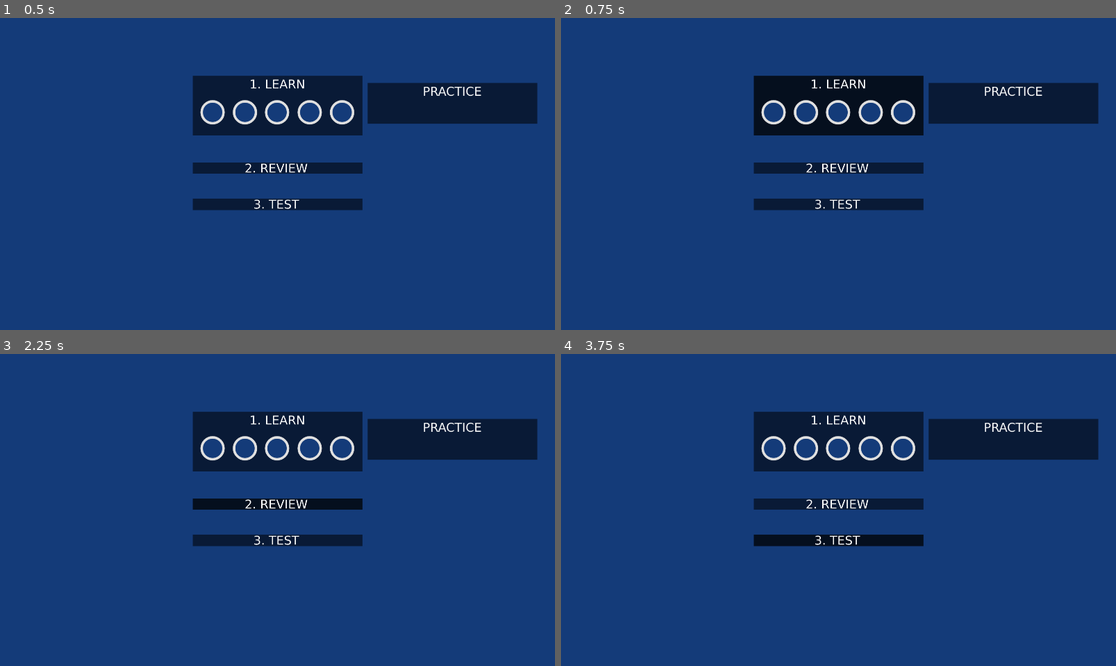
Above: before the commit, frames 1-4 (two rows, left to right).
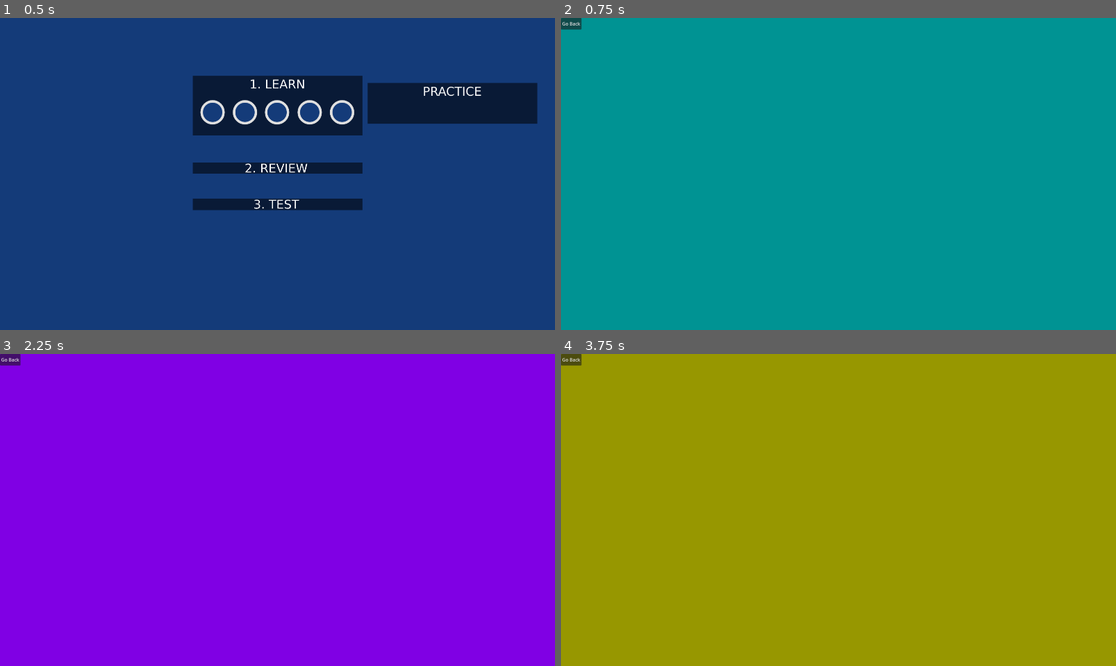
Above: after the commit, the same moments.

Repository: CaptnJayce/LearnArabic
Game: Godot game, scene res://UI/MainMenu.tscn
The game is run twice, just before and just after one commit, with the same random seed, the same clock (stepped at 60 frames per second) and the same inputs.
Inputs (mouse positions are in pixels of both pictures, inside the frame that each line leads up to):
- Up to frame 1 (0.5 s): no input
- Up to frame 2 (0.75 s): click (838, 105) at 0.5 s
- Up to frame 3 (2.25 s): click (11, 360) at 1.25 s, where only the run after the commit has a clickable "Go Back"; click (277, 503) at 2 s
- Up to frame 4 (3.75 s): click (572, 360) at 2.75 s, where only the run after the commit has a clickable "Go Back"; click (838, 541) at 3.5 s

Frame 1 is identical in both runs. In frame 2, 100% of the frame differs, in the area x 0-100%, y 0-100%; in frame 3, 100%; in frame 4, 100%.

Commit message:
implemented audiomanager and basic scenes

Diff:
--- /dev/null
+++ b/Globals/Signals.gd
@@ -0,0 +1 @@
+extends Node
--- /dev/null
+++ b/Sounds/AudioManager.gd
@@ -0,0 +1,6 @@
+extends Node
+
+@onready var clickSound: AudioStreamPlayer = $click
+
+func playClick():
+	clickSound.play()
--- /dev/null
+++ b/Sounds/AudioManager.tscn
@@ -0,0 +1,10 @@
+[gd_scene load_steps=3 format=3 uid="uid://sdy3bka8soox"]
+
+[ext_resource type="Script" path="res://Sounds/AudioManager.gd" id="1_irh8w"]
+[ext_resource type="AudioStream" uid="uid://bf518pgfnp5by" path="res://Sounds/UI/click3.wav" id="2_nsjxa"]
+
+[node name="AudioManager" type="Node"]
+script = ExtResource("1_irh8w")
+
+[node name="click" type="AudioStreamPlayer" parent="."]
+stream = ExtResource("2_nsjxa")
--- /dev/null
+++ b/UI/BackButton.gd
@@ -0,0 +1,4 @@
+extends Node2D
+
+func _on_texture_button_pressed() -> void:
+	get_tree().change_scene_to_file("res://UI/MainMenu.tscn")
--- /dev/null
+++ b/UI/BackButton.tscn
@@ -0,0 +1,13 @@
+[gd_scene load_steps=2 format=3 uid="uid://brrsdfgy1ci6b"]
+
+[ext_resource type="Script" path="res://UI/BackButton.gd" id="1_sbyui"]
+
+[node name="BackButton" type="Node2D"]
+script = ExtResource("1_sbyui")
+
+[node name="TextureButton" type="Button" parent="."]
+offset_right = 40.0
+offset_bottom = 40.0
+text = "Go Back"
+
+[connection signal="pressed" from="TextureButton" to="." method="_on_texture_button_pressed"]
--- /dev/null
+++ b/UI/LearnMenu.tscn
@@ -0,0 +1,15 @@
+[gd_scene load_steps=3 format=3 uid="uid://d4h5scq2is0cr"]
+
+[ext_resource type="PackedScene" uid="uid://brrsdfgy1ci6b" path="res://UI/BackButton.tscn" id="1_2ail0"]
+[ext_resource type="PackedScene" uid="uid://sdy3bka8soox" path="res://Sounds/AudioManager.tscn" id="2_h1tlf"]
+
+[node name="LearnMenu" type="Node2D"]
+
+[node name="ColorRect" type="ColorRect" parent="."]
+offset_right = 1920.0
+offset_bottom = 1080.0
+color = Color(0, 0.574814, 0.576327, 1)
+
+[node name="BackButton" parent="." instance=ExtResource("1_2ail0")]
+
+[node name="AudioStreamPlayer" parent="." instance=ExtResource("2_h1tlf")]
--- /dev/null
+++ b/UI/MainMenu.gd
@@ -0,0 +1,19 @@
+extends ColorRect
+
+var buttonClick = preload("res://Sounds/UI/click3.wav")
+
+func _on_learn_pressed() -> void:
+	AudioManager.playClick()
+	get_tree().change_scene_to_file("res://UI/LearnMenu.tscn")
+
+func _on_review_pressed() -> void:
+	AudioManager.playClick()
+	get_tree().change_scene_to_file("res://UI/ReviewMenu.tscn")
+
+func _on_test_pressed() -> void:
+	AudioManager.playClick()
+	get_tree().change_scene_to_file("res://UI/TestMenu.tscn")
+
+func _on_practice_pressed() -> void:
+	AudioManager.playClick()
+	get_tree().change_scene_to_file("res://UI/PracticeMenu.tscn")
--- a/UI/MainMenu.tscn
+++ b/UI/MainMenu.tscn
@@ -1,6 +1,8 @@
-[gd_scene load_steps=10 format=3 uid="uid://bh6y60frgqft8"]
+[gd_scene load_steps=12 format=3 uid="uid://bh6y60frgqft8"]
 
+[ext_resource type="Script" path="res://UI/MainMenu.gd" id="1_04pwu"]
 [ext_resource type="Texture2D" uid="uid://fkgmlpklsiak" path="res://Spirtes/UI/UI_mainmenu.png" id="1_cs24o"]
+[ext_resource type="PackedScene" uid="uid://sdy3bka8soox" path="res://Sounds/AudioManager.tscn" id="4_goou2"]
 
 [sub_resource type="AtlasTexture" id="AtlasTexture_1vgj5"]
 atlas = ExtResource("1_cs24o")
@@ -49,6 +51,7 @@
 size_flags_horizontal = 6
 size_flags_vertical = 4
 color = Color(0.0784314, 0.231373, 0.47451, 1)
+script = ExtResource("1_04pwu")
 
 [node name="Learn" type="TextureButton" parent="."]
 layout_mode = 1
@@ -112,3 +115,10 @@
 grow_vertical = 2
 texture_normal = SubResource("AtlasTexture_qpfaq")
 texture_hover = SubResource("AtlasTexture_uv12g")
+
+[node name="AudioStreamPlayer" parent="." instance=ExtResource("4_goou2")]
+
+[connection signal="pressed" from="Learn" to="." method="_on_learn_pressed"]
+[connection signal="pressed" from="Review" to="." method="_on_review_pressed"]
+[connection signal="pressed" from="Test" to="." method="_on_test_pressed"]
+[connection signal="pressed" from="Practice" to="." method="_on_practice_pressed"]
--- /dev/null
+++ b/UI/PracticeMenu.tscn
@@ -0,0 +1,12 @@
+[gd_scene load_steps=2 format=3 uid="uid://bqplwdbkec3pd"]
+
+[ext_resource type="PackedScene" uid="uid://brrsdfgy1ci6b" path="res://UI/BackButton.tscn" id="1_2jkgc"]
+
+[node name="PracticeMenu" type="Node2D"]
+
+[node name="ColorRect" type="ColorRect" parent="."]
+offset_right = 1920.0
+offset_bottom = 1080.0
+color = Color(2.56296e-06, 0.476484, 0, 1)
+
+[node name="BackButton" parent="." instance=ExtResource("1_2jkgc")]
--- /dev/null
+++ b/UI/ReviewMenu.tscn
@@ -0,0 +1,12 @@
+[gd_scene load_steps=2 format=3 uid="uid://c1hvx8sdd637j"]
+
+[ext_resource type="PackedScene" uid="uid://brrsdfgy1ci6b" path="res://UI/BackButton.tscn" id="1_ia1vu"]
+
+[node name="ReviewMenu" type="Node2D"]
+
+[node name="ColorRect" type="ColorRect" parent="."]
+offset_right = 1920.0
+offset_bottom = 1080.0
+color = Color(0.501961, 0, 0.894118, 1)
+
+[node name="BackButton" parent="." instance=ExtResource("1_ia1vu")]
--- /dev/null
+++ b/UI/TestMenu.tscn
@@ -0,0 +1,12 @@
+[gd_scene load_steps=2 format=3 uid="uid://drdv53khnet8w"]
+
+[ext_resource type="PackedScene" uid="uid://brrsdfgy1ci6b" path="res://UI/BackButton.tscn" id="1_cbcoi"]
+
+[node name="TestMenu" type="Node2D"]
+
+[node name="ColorRect" type="ColorRect" parent="."]
+offset_right = 1920.0
+offset_bottom = 1080.0
+color = Color(0.591332, 0.590453, 1.15514e-06, 1)
+
+[node name="BackButton" parent="." instance=ExtResource("1_cbcoi")]
--- a/project.godot
+++ b/project.godot
@@ -15,6 +15,11 @@
 config/features=PackedStringArray("4.3", "Forward Plus")
 config/icon="res://icon.svg"
 
+[autoload]
+
+Signals="*res://Globals/Signals.gd"
+AudioManager="*res://Sounds/AudioManager.tscn"
+
 [display]
 
 window/size/viewport_width=1920
Not shown, added: Sounds/UI/click1.wav.import
Not shown, added: Sounds/UI/click2.wav.import
Not shown, added: Sounds/UI/click3.wav.import
Not shown, added: Sounds/UI/click1.wav
Not shown, added: Sounds/UI/click2.wav
Not shown, added: Sounds/UI/click3.wav
